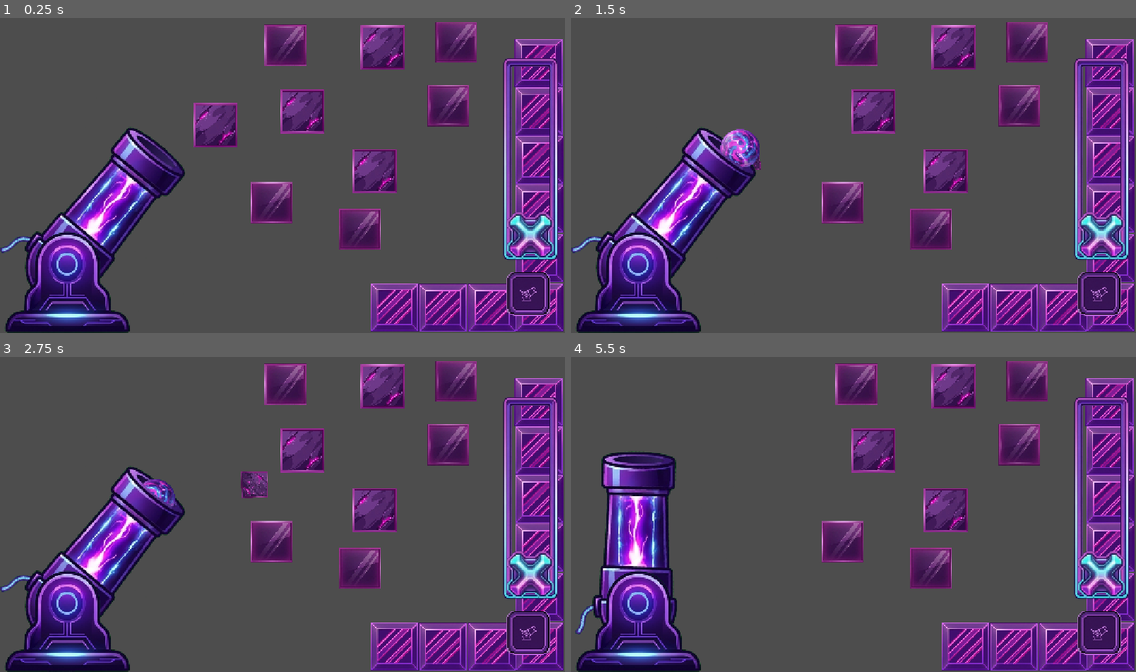
Above: before the commit, frames 1-4 (two rows, left to right).
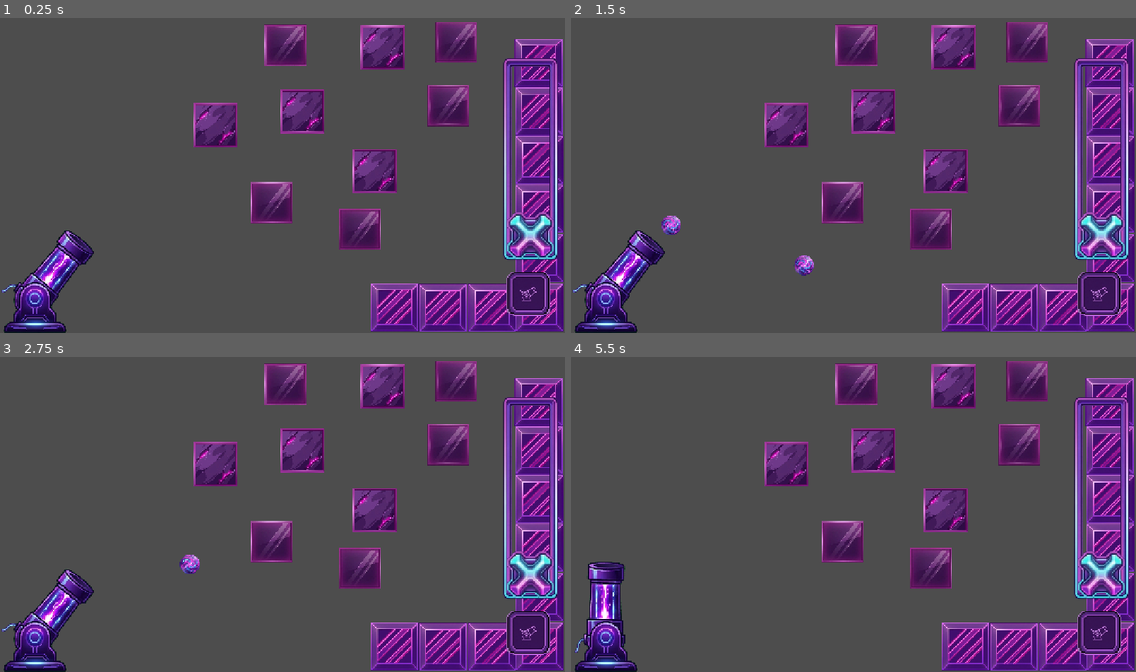
Above: after the commit, the same moments.

Repository: Zidan-09/Arc-Impact
Game: Godot game, scene res://components/cannon-controller/CannonController.tscn
The game is run twice, just before and just after one commit, with the same random seed, the same clock (stepped at 60 frames per second) and the same inputs. This scene is started directly instead of the project's main scene.
Inputs (mouse positions are in pixels of both pictures, inside the frame that each line leads up to):
- Up to frame 1 (0.25 s): no input
- Up to frame 2 (1.5 s): click (1102, 295) at 0.5 s; click (1102, 295) at 1.25 s
- Up to frame 3 (2.75 s): click (531, 634) at 2 s
- Up to frame 4 (5.5 s): drag from (1102, 571) to (661, 571) at 2.77 s; drag from (740, 530) to (661, 571) at 3.52 s; tap Enter at 4.25 s; move the mouse to (910, 442) at 4.27 s; click (910, 442) at 4.42 s; tap Space at 5 s; drag from (825, 577) to (859, 385) at 5.02 s

The runs differ from the first frame. In frame 1, 9.4% of the frame differs, in the area x 0-33%, y 34-100%; in frame 2, 11%, in the area x 0-43%, y 26-100%; in frame 3, 11%; in frame 4, 11%.

Commit message:
fix(cannon): fixed relation on scale of cannons and bullets

Diff:
--- a/components/bullet/bullet.gd
+++ b/components/bullet/bullet.gd
@@ -1,11 +1,54 @@
+class_name Bullet
 extends RigidBody2D
 
 var is_broken: bool = false
+
+# Bases capturadas na primeira chamada (valores do bullet.tscn).
+# Guardadas para que apply_cannon_scale() nunca acumule fator.
+var _base_body_radius: float = -1.0
+var _base_detector_radius: float = -1.0
+var _base_sprite_scale: Vector2 = Vector2.ZERO
 
 @onready var hit_detector: Area2D = $HitDetector
 
 func _ready() -> void:
 	hit_detector.body_entered.connect(_on_hit_detector_body_entered)
+
+
+## Ajusta o tamanho do bullet na mesma proporção do canhão.
+## Por que explícito e não só `bullet.scale = ...`?
+## Escalar um RigidBody2D via node.scale nem sempre propaga para a
+## física (o servidor de física pode manter o raio original do
+## CircleShape2D), então o visual encolhia mas a colisão continuava
+## grande — e o bullet não saía do cano. Aqui o raio é alterado de
+## fato (em shapes duplicados por instância) mais o sprite.
+## Massa e velocidade NÃO mudam: só geometria + visual.
+func apply_cannon_scale(cannon_global_scale: Vector2) -> void:
+	var factor := cannon_global_scale.x
+	if absf(cannon_global_scale.x - cannon_global_scale.y) > 0.0001:
+		push_warning(
+			"Bullet.apply_cannon_scale: escala não-uniforme %s; usando x como fator." % str(cannon_global_scale)
+		)
+
+	if _base_body_radius < 0.0:
+		# Lê os valores atuais (instância recém-criada == valores do .tscn).
+		_base_body_radius = (($CollisionShape2D as CollisionShape2D).shape as CircleShape2D).radius
+		_base_detector_radius = (($HitDetector/CollisionShape2D as CollisionShape2D).shape as CircleShape2D).radius
+		_base_sprite_scale = ($Sprite2D as Sprite2D).scale
+
+	# Duplica os shapes: o sub_resource do PackedScene é compartilhado
+	# entre instâncias; sem duplicate() todas as balas seriam afetadas.
+	var body_col := $CollisionShape2D as CollisionShape2D
+	var body_circle := (body_col.shape as CircleShape2D).duplicate() as CircleShape2D
+	body_circle.radius = _base_body_radius * factor
+	body_col.shape = body_circle
+
+	var detector_col := $HitDetector/CollisionShape2D as CollisionShape2D
+	var detector_circle := (detector_col.shape as CircleShape2D).duplicate() as CircleShape2D
+	detector_circle.radius = _base_detector_radius * factor
+	detector_col.shape = detector_circle
+
+	($Sprite2D as Sprite2D).scale = _base_sprite_scale * factor
 
 
 func _on_hit_detector_body_entered(body: Node) -> void:
--- a/components/cannon-controller/CannonController.tscn
+++ b/components/cannon-controller/CannonController.tscn
@@ -12,7 +12,8 @@
 script = ExtResource("1_vu4is")
 
 [node name="Cannon" parent="." unique_id=1115613926 instance=ExtResource("1_l1rob")]
-position = Vector2(154, 609)
+position = Vector2(80, 664)
+scale = Vector2(0.5, 0.5)
 
 [node name="GlassSquare" parent="." unique_id=741610891 instance=ExtResource("4_hpp5o")]
 position = Vector2(815, 485)
--- a/components/cannon/cannon.gd
+++ b/components/cannon/cannon.gd
@@ -51,10 +51,15 @@
 
 	play_recoil()
 
-	var bullet := bullet_scene.instantiate() as RigidBody2D
+	var bullet := bullet_scene.instantiate() as Bullet
 
 	get_tree().current_scene.add_child(bullet)
 
+	# Mantém o bullet proporcional ao canhão: aplica a escala global
+	# do canhão nos shapes (física de verdade) e no sprite.
+	# Só copiar node.scale/global_scale não basta, pois a escala de um
+	# RigidBody2D nem sempre propaga para o raio de colisão.
+	bullet.apply_cannon_scale(global_scale)
 	bullet.global_position = muzzle.global_position
 
 	var direction := Vector2.RIGHT.rotated(muzzle.global_rotation)
